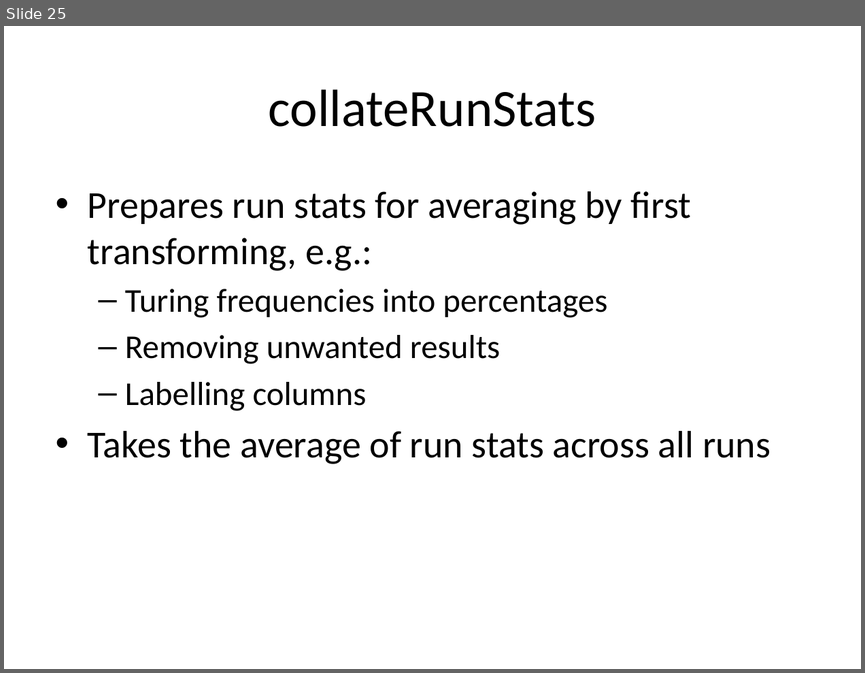
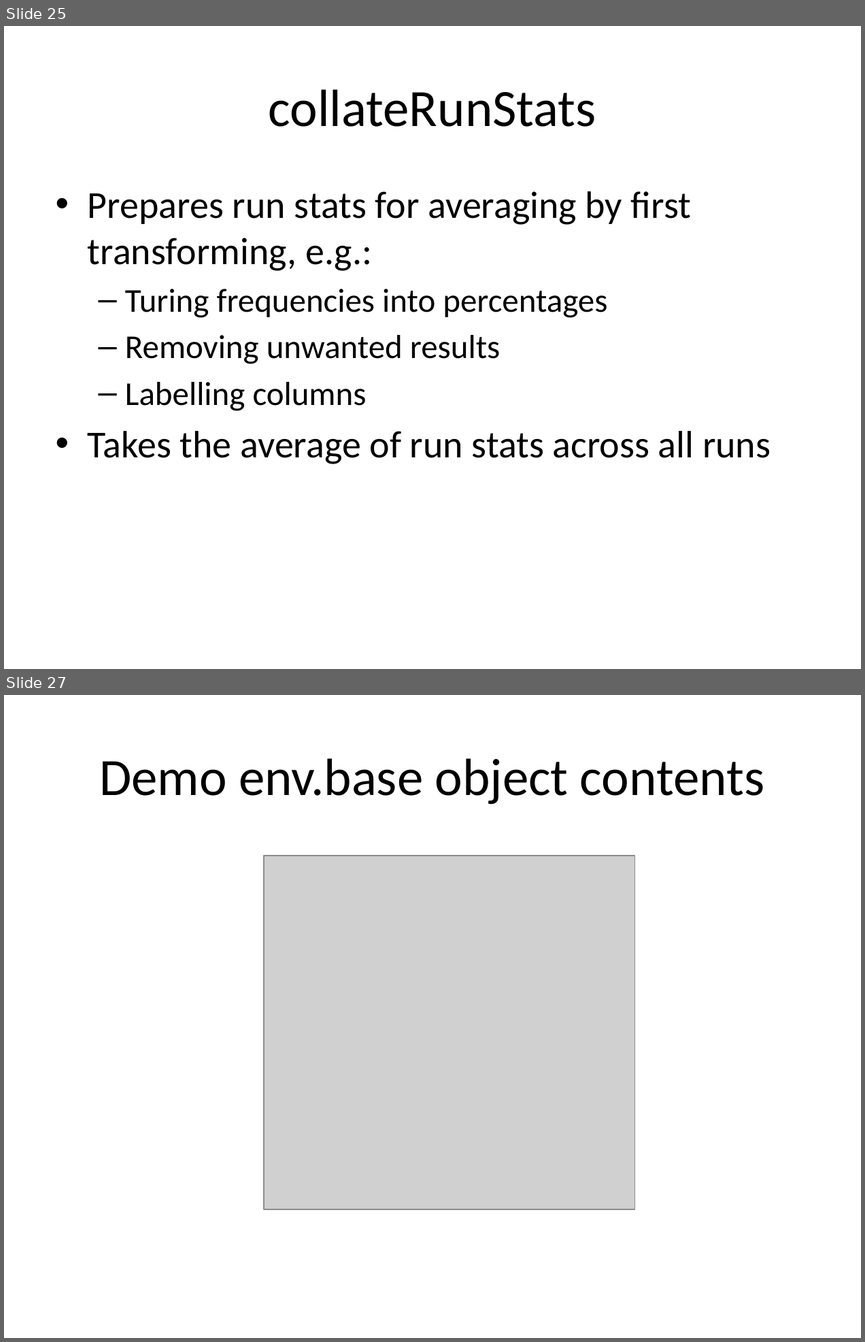
Before and after one commit to compassresearchcentre/simario, a slide deck: src/docs/Simar overview.pptx. Shown one above the other, each under a label of ours: slide 25 before the commit, slides 25 and 27 after it; the slides between them are not shown. The pictures are 865x673 and 865x1342 pixels, drawn with LibreOffice and Linux fonts; fonts in the diff are those of the drawing; grey boxes stand for pictures. Boxes give left, top, right and bottom in pixels: in the first picture for what was removed or moved away, otherwise in the second. Text is boxed around its words. In the diff, an @@ line names an element or a change of style, - is before the commit and + after.

```diff
--- a/src/docs/Simar overview.pptx
+++ b/src/docs/Simar overview.pptx
@@ slide 27 added at box(4, 695, 861, 1338), background #FFFFFF @@
@@ title added at box(99, 758, 764, 804), 44 pt, text #000000 @@
+Demo env.base object contents
@@ picture added at box(264, 855, 634, 1209) @@
```
Also in this commit, not shown: 1 slide changed, 1 other slide added.
